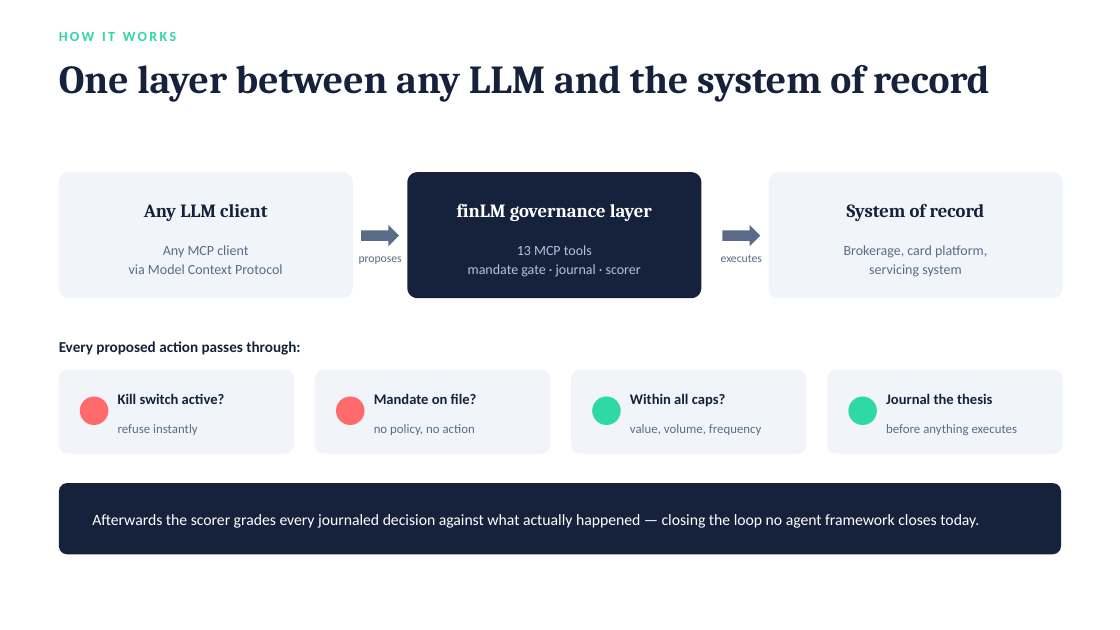
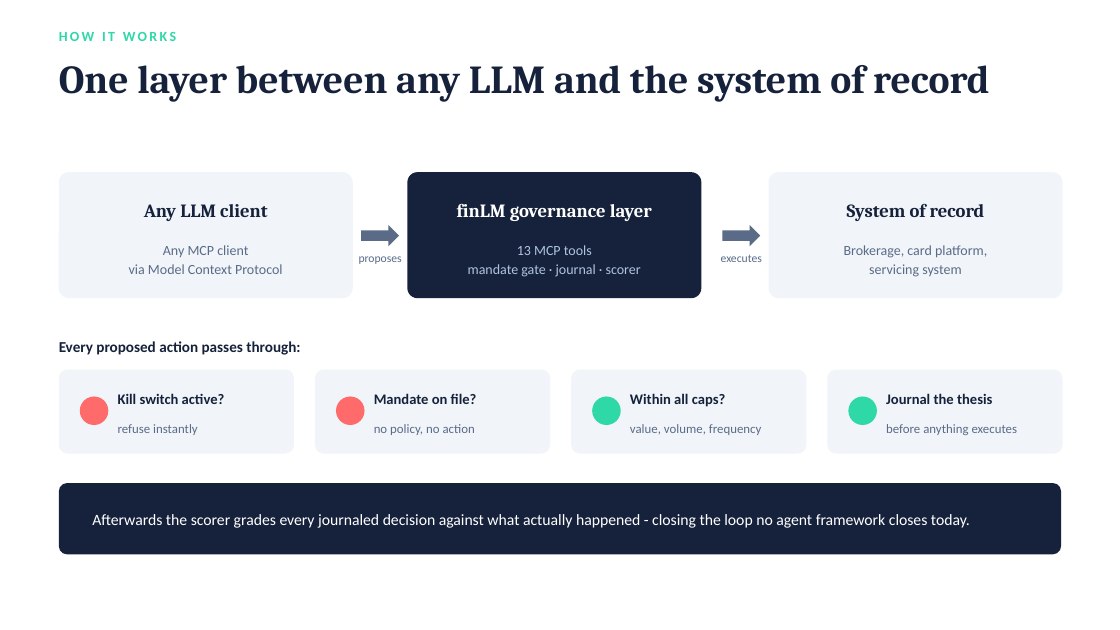
Before and after one commit to hasil7677/finLM, a slide deck: slide 6 of finLM_CodeStreet2026.pptx. Drawn at 1120x630 pixels with LibreOffice and Linux fonts; fonts in the diff are those of the drawing. Boxes give left, top, right and bottom in pixels: in the first picture for what was removed or moved away, otherwise in the second. Text is boxed around its words. In the diff, an @@ line names an element or a change of style, - is before the commit and + after.

```diff
--- a/finLM_CodeStreet2026.pptx
+++ b/finLM_CodeStreet2026.pptx
@@ text at box(92, 514, 970, 528): text changed @@
-Afterwards the scorer grades every journaled decision against what actually happened — closing the loop no agent framework closes today.
+Afterwards the scorer grades every journaled decision against what actually happened - closing the loop no agent framework closes today.
```
Also in this commit, not shown: 10 other slides changed, 42 other files.
